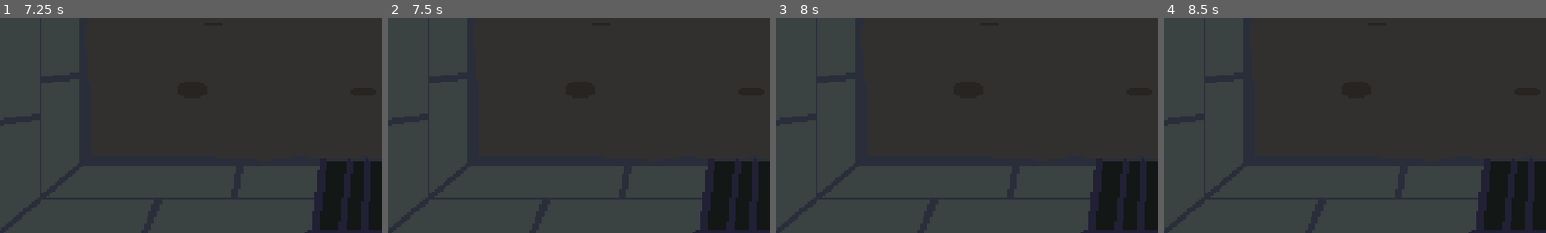
Above: before the commit, frames 1-4 (left to right).
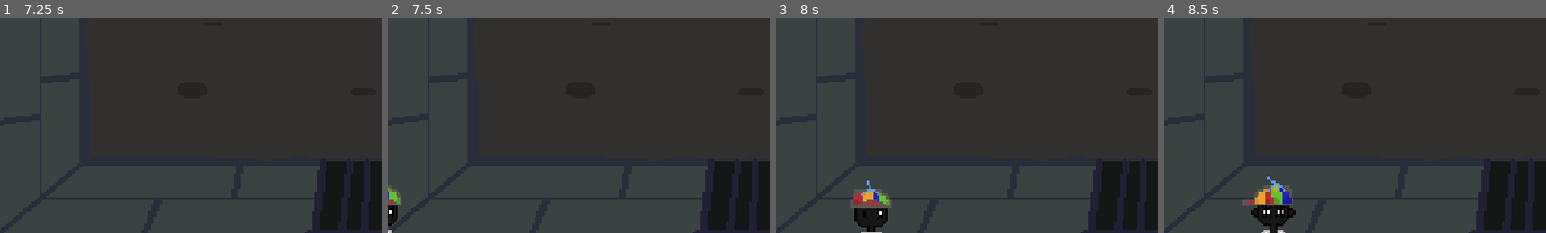
Above: after the commit, the same moments.

Repository: Skeleblob/BraveMathie
Game: Godot game, scene res://SpriteSheets/Scenes/EnemyRoom/TopRoom.tscn
The game is run twice, just before and just after one commit, with the same random seed, the same clock (stepped at 60 frames per second) and the same inputs. This scene is started directly instead of the project's main scene.
Inputs:
- Up to frame 1 (7.25 s): tap Enter at 0.5, 2, 3.5 s; hold D (walk_right) 0.53-1.28 s; hold S (walk_front) 0.53-1.28 s; tap Space at 1.25, 2.75, 4.25 s; hold W (walk_back) 1.28-2.03 s; tap S (walk_front) every 1.5 s from 1.35 to 5.85 s; hold S (walk_front) 2.03-2.78 s; hold D (walk_right) 2.03-3.53 s; hold S (walk_front) 3.53-4.28 s; hold A (walk_left) 3.53-5.03 s; hold W (walk_back) 5.03-5.78 s; hold S (walk_front) 5.03-5.78 s; hold D (walk_right) from 5.78 s (still down); hold S (walk_front) from 6.53 s (still down)
- Up to frame 2 (7.5 s): keep holding D (walk_right); release S (walk_front) at 7.28 s; tap S (walk_front) at 7.35 s
- Up to frame 3 (8 s): keep holding D (walk_right)
- Up to frame 4 (8.5 s): release D (walk_right) at 8.03 s; hold W (walk_back) from 8.03 s (still down); hold S (walk_front) from 8.03 s (still down)
The pictures show only the part of the screen within x 0-50%, y 50-100%; the shares and areas given below are measured in that part.

Frame 1 is identical in both runs. In frame 2, 0.5% of the frame differs, in the area x 0-4%, y 77-100%; in frame 3, 1.7%; in frame 4, 2.0%, in the area x 20-35%, y 73-100%.

Commit message:
Top and Lobby door linked
Fik det til at funge og har ændret en smule på nogle scener og the likes

Diff:
--- a/brave-mathie/SpriteSheets/Scenes/Doors/Doors.tscn
+++ b/brave-mathie/Scripts/Doors/Doors.tscn
@@ -1,16 +1,17 @@
 [gd_scene format=3 uid="uid://cxky8h3pniwdv"]
 
-[ext_resource type="Script" uid="uid://bugiq0v3fpdgr" path="res://SpriteSheets/Scenes/Doors/doors.gd" id="1_34c7g"]
+[ext_resource type="Script" uid="uid://bugiq0v3fpdgr" path="res://Scripts/Doors/doors.gd" id="1_34c7g"]
 
 [sub_resource type="RectangleShape2D" id="RectangleShape2D_yeiif"]
-size = Vector2(92, 106)
+size = Vector2(130, 143)
 
 [node name="Doors" type="Area2D" unique_id=1765760922]
 script = ExtResource("1_34c7g")
-destination_level_tag = null
 
 [node name="CollisionShape2D" type="CollisionShape2D" parent="." unique_id=130718312]
-position = Vector2(36, 43)
+position = Vector2(55, 61.5)
 shape = SubResource("RectangleShape2D_yeiif")
 
 [node name="Spawn" type="Marker2D" parent="." unique_id=79308912]
+
+[connection signal="body_entered" from="." to="." method="_on_body_entered"]
--- /dev/null
+++ b/brave-mathie/Scripts/Doors/doors.gd
@@ -0,0 +1,26 @@
+extends Area2D
+
+class_name Door
+
+@export var destination_level_tag: String
+@export var destination_door_tag: String
+@export var spawn_direction = "up"
+
+@onready var spawn = $Spawn
+
+# The player can spawn overlapping the door it arrived at (its collision shape
+# sits below the origin), so ignore triggers for a moment to avoid bouncing
+# straight back to the room we just came from.
+var _immune_until_ms: int = 0
+
+
+func _on_body_entered(body: Node2D) -> void:
+	if not (body is Player):
+		return
+	if Time.get_ticks_msec() < _immune_until_ms:
+		return
+	NavigationManager.go_to_level(destination_level_tag, destination_door_tag)
+
+
+func grant_spawn_immunity(seconds: float) -> void:
+	_immune_until_ms = Time.get_ticks_msec() + int(seconds * 1000.0)
--- /dev/null
+++ b/brave-mathie/Scripts/Level.gd
@@ -0,0 +1,30 @@
+extends Node2D
+
+
+func _ready() -> void:
+	if NavigationManager.spawn_door_tag != null:
+		await get_tree().process_frame
+		_on_level_spawn(NavigationManager.spawn_door_tag)
+
+
+func _on_level_spawn(_destination_tag: String) -> void:
+	var door: Door = _find_door(get_tree().current_scene)
+
+	if door == null:
+		push_error("Could not find a door to spawn the player at")
+		return
+
+	NavigationManager.trigger_player_spawn(door.spawn.global_position, door.spawn_direction)
+	door.grant_spawn_immunity(0.4)
+
+	NavigationManager.spawn_door_tag = null
+
+
+func _find_door(node: Node) -> Door:
+	if node is Door:
+		return node
+	for child: Node in node.get_children():
+		var found: Door = _find_door(child)
+		if found != null:
+			return found
+	return null
--- /dev/null
+++ b/brave-mathie/Scripts/Navigation_Manager.gd
@@ -0,0 +1,25 @@
+extends Node
+
+
+const scene_StarterRoom = preload("res://SpriteSheets/Scenes/StarterRoom/StarterRoom.tscn")
+const scene_TopRoom = preload("res://SpriteSheets/Scenes/EnemyRoom/TopRoom.tscn")
+
+signal on_trigger_player_spawn
+
+var spawn_door_tag
+
+func go_to_level(level_tag, destination_tag):
+	var scene_to_load
+
+	match level_tag:
+		"StarterRoom":
+			scene_to_load = scene_StarterRoom
+		"TopRoom":
+			scene_to_load = scene_TopRoom
+
+	if scene_to_load != null:
+		spawn_door_tag = destination_tag
+		get_tree().change_scene_to_packed.call_deferred(scene_to_load)
+
+func trigger_player_spawn(position: Vector2, direction: String):
+	on_trigger_player_spawn.emit(position, direction)
--- a/brave-mathie/SpriteSheets/Scenes/Doors/doors.gd
+++ /dev/null
@@ -1,6 +0,0 @@
-extends Area2D
-
-class_name door
-
-@export var destination_level_tag: String
-@export var destination_door_tag:s
--- a/brave-mathie/SpriteSheets/Scenes/EnemyRoom/TopRoom.tscn
+++ b/brave-mathie/SpriteSheets/Scenes/EnemyRoom/TopRoom.tscn
@@ -1,6 +1,9 @@
 [gd_scene format=3 uid="uid://cir4xbu33dgyu"]
 
 [ext_resource type="Texture2D" uid="uid://dwuddnximdwpr" path="res://SpriteSheets/Scenes/EnemyRoom/Toproom.png" id="1_ucn2r"]
+[ext_resource type="PackedScene" uid="uid://cxky8h3pniwdv" path="res://Scripts/Doors/Doors.tscn" id="2_1kmu6"]
+[ext_resource type="PackedScene" uid="uid://j4e0j6ctqbbg" path="res://SpriteSheets/game/Player.tscn" id="3_3ww80"]
+[ext_resource type="Script" uid="uid://cxpef17y8ncwi" path="res://Scripts/Level.gd" id="4_level"]
 
 [sub_resource type="RectangleShape2D" id="RectangleShape2D_sqjsd"]
 size = Vector2(1150, 105)
@@ -14,7 +17,8 @@
 [sub_resource type="RectangleShape2D" id="RectangleShape2D_u3pak"]
 size = Vector2(120, 650)
 
-[node name="EnemyRoom" type="Node2D" unique_id=270535472]
+[node name="TopRoom" type="Node2D" unique_id=270535472]
+script = ExtResource("4_level")
 
 [node name="Toproom" type="Sprite2D" parent="." unique_id=1876911375]
 texture_filter = 1
@@ -45,3 +49,22 @@
 [node name="CollisionShape2D" type="CollisionShape2D" parent="topWallBody" unique_id=1905710767]
 position = Vector2(1111, 321)
 shape = SubResource("RectangleShape2D_u3pak")
+
+[node name="Node" type="Node" parent="." unique_id=1649709]
+
+[node name="Doors" parent="Node" unique_id=1765760922 instance=ExtResource("2_1kmu6")]
+position = Vector2(509, 535)
+destination_level_tag = "StarterRoom"
+destination_door_tag = "Starter"
+
+[node name="CollisionShape2D" parent="Node/Doors" index="0" unique_id=130718312]
+position = Vector2(59, 81)
+
+[node name="Spawn" parent="Node/Doors" index="1" unique_id=79308912]
+position = Vector2(57, -130)
+
+[node name="player" parent="." unique_id=548740340 instance=ExtResource("3_3ww80")]
+scale = Vector2(1.75, 1.75)
+motion_mode = 1
+
+[editable path="Node/Doors"]
--- a/brave-mathie/SpriteSheets/Scenes/StarterRoom/StarterRoom.tscn
+++ b/brave-mathie/SpriteSheets/Scenes/StarterRoom/StarterRoom.tscn
@@ -1,7 +1,9 @@
 [gd_scene format=3 uid="uid://i6nkcja5ce65"]
 
 [ext_resource type="Texture2D" uid="uid://x63r7clmkcnp" path="res://SpriteSheets/Scenes/StarterRoom/Lobby.png" id="1_pse63"]
-[ext_resource type="Script" uid="uid://bpxiulw6tyspw" path="res://SpriteSheets/Scenes/StarterRoom/top_door.gd" id="2_78l16"]
+[ext_resource type="PackedScene" uid="uid://j4e0j6ctqbbg" path="res://SpriteSheets/game/Player.tscn" id="2_vd3n1"]
+[ext_resource type="Script" uid="uid://cxpef17y8ncwi" path="res://Scripts/Level.gd" id="3_level"]
+[ext_resource type="PackedScene" uid="uid://cxky8h3pniwdv" path="res://Scripts/Doors/Doors.tscn" id="4_door"]
 
 [sub_resource type="RectangleShape2D" id="RectangleShape2D_c6iae"]
 size = Vector2(1150, 105)
@@ -15,10 +17,8 @@
 [sub_resource type="RectangleShape2D" id="RectangleShape2D_fofcl"]
 size = Vector2(120, 650)
 
-[sub_resource type="RectangleShape2D" id="RectangleShape2D_yeiif"]
-size = Vector2(165, 142)
-
 [node name="stage0" type="Node2D" unique_id=1560415530]
+script = ExtResource("3_level")
 
 [node name="Sprite2D" type="Sprite2D" parent="." unique_id=298818482]
 texture_filter = 1
@@ -50,10 +50,16 @@
 position = Vector2(1111, 321)
 shape = SubResource("RectangleShape2D_fofcl")
 
-[node name="TopDoor" type="StaticBody2D" parent="." unique_id=155554797]
-script = ExtResource("2_78l16")
-target_scene = "uid://cir4xbu33dgyu"
+[node name="player" parent="." unique_id=548740340 instance=ExtResource("2_vd3n1")]
+position = Vector2(474, 215)
+scale = Vector2(1.75, 1.75)
+motion_mode = 1
 
-[node name="CollisionShape2D" type="CollisionShape2D" parent="TopDoor" unique_id=2126857683]
-position = Vector2(568.5, 27)
-shape = SubResource("RectangleShape2D_yeiif")
+[node name="TopDoor" parent="." instance=ExtResource("4_door")]
+position = Vector2(511, -24)
+destination_level_tag = "TopRoom"
+destination_door_tag = "Top"
+spawn_direction = "down"
+
+[node name="Spawn" parent="TopDoor" index="1"]
+position = Vector2(58, 180)
--- a/brave-mathie/SpriteSheets/Scenes/game/Player.tscn
+++ b/brave-mathie/SpriteSheets/game/Player.tscn
@@ -1,6 +1,6 @@
 [gd_scene format=3 uid="uid://j4e0j6ctqbbg"]
 
-[ext_resource type="Script" uid="uid://i7fe5hobasqd" path="res://SpriteSheets/Scenes/game/player.gd" id="1_6n8kb"]
+[ext_resource type="Script" uid="uid://i7fe5hobasqd" path="res://SpriteSheets/game/player.gd" id="1_6n8kb"]
 [ext_resource type="Texture2D" uid="uid://db2vw0qhj74ko" path="res://SpriteSheets/Player/MathNoobBack.png" id="1_l4idp"]
 [ext_resource type="Texture2D" uid="uid://xyjbrfa8gpsb" path="res://SpriteSheets/Player/MathNoob.png" id="2_2ylcj"]
 [ext_resource type="Texture2D" uid="uid://q4rdt52bff4w" path="res://SpriteSheets/Player/MathNoobLeft.png" id="3_8r73i"]
--- a/brave-mathie/SpriteSheets/Scenes/game/main.tscn
+++ b/brave-mathie/SpriteSheets/game/main.tscn
@@ -1,13 +1,7 @@
 [gd_scene format=3 uid="uid://bqh1qjho5xdqt"]
 
 [ext_resource type="PackedScene" uid="uid://i6nkcja5ce65" path="res://SpriteSheets/Scenes/StarterRoom/StarterRoom.tscn" id="1_2vr2y"]
-[ext_resource type="PackedScene" uid="uid://j4e0j6ctqbbg" path="res://SpriteSheets/Scenes/game/Player.tscn" id="2_1o83b"]
 
 [node name="main" type="Node2D" unique_id=739777682]
 
 [node name="stage0" parent="." unique_id=1560415530 instance=ExtResource("1_2vr2y")]
-
-[node name="player" parent="." unique_id=548740340 instance=ExtResource("2_1o83b")]
-position = Vector2(474, 215)
-scale = Vector2(1.75, 1.75)
-motion_mode = 1
--- a/brave-mathie/SpriteSheets/Scenes/game/player.gd
+++ b/brave-mathie/SpriteSheets/game/player.gd
@@ -6,9 +6,12 @@
 func _ready() -> void:
 	animSprite = $AnimatedSprite2D
 
+	NavigationManager.on_trigger_player_spawn.connect(_on_spawn)
 
+func _on_spawn(spawn_position: Vector2, _direction: String) -> void:
+	global_position = spawn_position
 
-func _process(delta: float) -> void:
+func _process(_delta: float) -> void:
 	velocity = Vector2()
 
 	if Input.is_action_pressed("walk_front"):
--- a/brave-mathie/project.godot
+++ b/brave-mathie/project.godot
@@ -17,7 +17,7 @@
 
 [autoload]
 
-Global="*uid://d0e3tsnclj04j"
+NavigationManager="*uid://cf4b60x6immsf"
 
 [display]
 
Renamed: brave-mathie/SpriteSheets/Scenes/Doors/doors.gd.uid -> brave-mathie/Scripts/Doors/doors.gd.uid
Not shown, added: brave-mathie/Scripts/Level.gd.uid
Not shown, added: brave-mathie/Scripts/Navigation_Manager.gd.uid
Renamed: brave-mathie/SpriteSheets/Scenes/game/player.gd.uid -> brave-mathie/SpriteSheets/game/player.gd.uid
